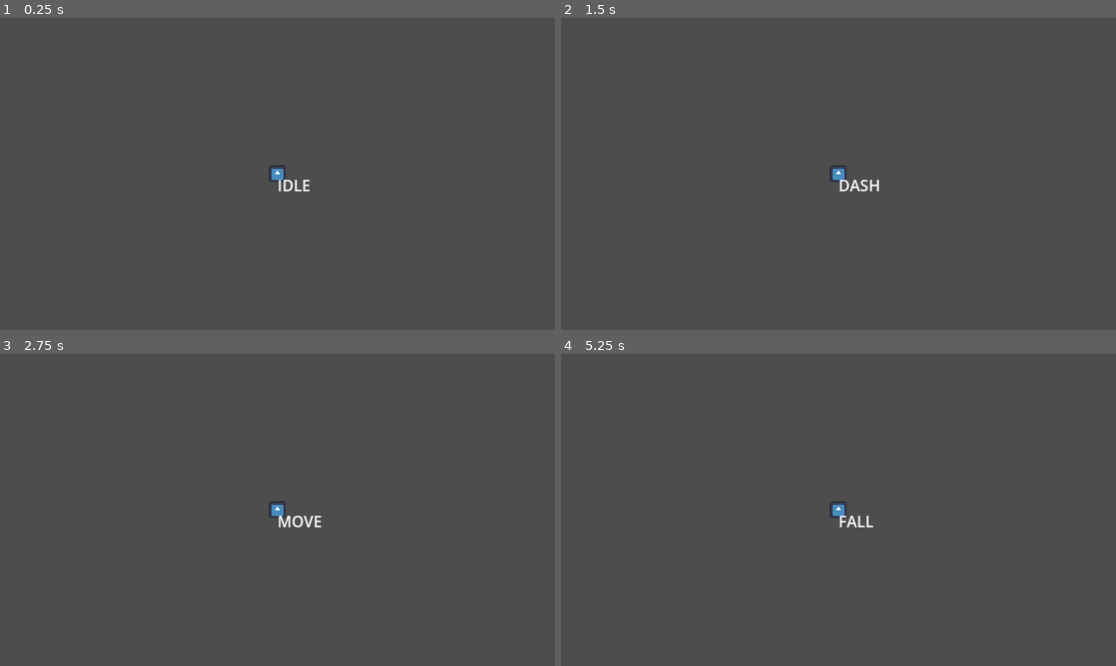
Above: before the commit, frames 1-4 (two rows, left to right).
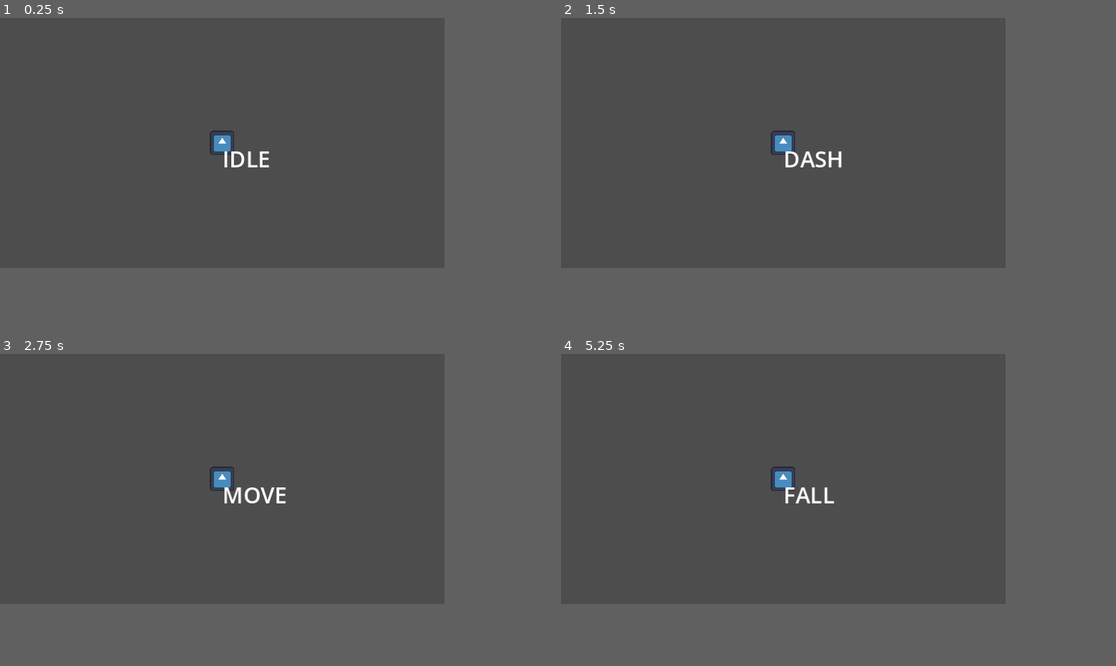
Above: after the commit, the same moments.

Repository: EndlessEndless1999/caveman-dave
Game: Godot game, scene res://Environments/World.tscn
The game is run twice, just before and just after one commit, with the same random seed, the same clock (stepped at 60 frames per second) and the same inputs. The engine's default icon, where the game draws it, is replaced by a stand-in: a white triangle on a blue panel in a dark square.
Inputs:
- Up to frame 1 (0.25 s): no input
- Up to frame 2 (1.5 s): tap Enter at 0.5 s; hold X (Climb) 0.53-1.28 s; hold D (MoveRight) from 0.53 s (still down); tap Space (Jump) at 0.77 s; tap Z (Dash) at 1.35 s
- Up to frame 3 (2.75 s): tap Space (Jump) at 1.52, 2 s; release D (MoveRight) at 2.03 s; hold A (MoveLeft) from 2.03 s (still down); hold X (Climb) from 2.03 s (still down)
- Up to frame 4 (5.25 s): tap Enter at 2.75, 4.25 s; release X (Climb) at 2.78 s; tap Z (Dash) at 2.85, 4.35 s; tap Space (Jump) at 3.02, 3.5, 3.77, 4.52, 5 s; hold X (Climb) 3.53-4.28 s; release A (MoveLeft) at 4.28 s; hold D (MoveRight) from 4.28 s (still down); hold X (Climb) from 5.03 s (still down)
The window is 799x449 before the commit and 640x360 after it. Grey fills any space a smaller window leaves; there, only what the larger window draws over its background counts as a difference.

The runs differ from the first frame. In frame 1, 0.6% of the frame differs, in the area x 37-56%, y 36-56%; in frame 2, 0.8%; in frame 3, 0.8%, in the area x 37-58%, y 36-56%; in frame 4, 0.6%.

Commit message:
add second level

Diff:
--- /dev/null
+++ b/Environments/Default_Level.tscn
@@ -0,0 +1,36 @@
+[gd_scene load_steps=4 format=3 uid="uid://dys4b0eb27psr"]
+
+[ext_resource type="PackedScene" uid="uid://c6rfy6ymyjf5e" path="res://Scenes/Entities/Player/Character.tscn" id="1_7kj32"]
+
+[sub_resource type="RectangleShape2D" id="RectangleShape2D_2vo4u"]
+size = Vector2(321, 20)
+
+[sub_resource type="RectangleShape2D" id="RectangleShape2D_ombb3"]
+size = Vector2(93, 20)
+
+[node name="Default_Level" type="Node2D"]
+
+[node name="StaticBody2D" type="StaticBody2D" parent="."]
+position = Vector2(0, 180)
+
+[node name="CollisionShape2D" type="CollisionShape2D" parent="StaticBody2D"]
+position = Vector2(160.5, 0)
+shape = SubResource("RectangleShape2D_2vo4u")
+
+[node name="StaticBody2D3" type="StaticBody2D" parent="."]
+position = Vector2(-10, -15)
+rotation = 1.5708
+
+[node name="CollisionShape2D" type="CollisionShape2D" parent="StaticBody2D3"]
+position = Vector2(160.5, 0)
+shape = SubResource("RectangleShape2D_2vo4u")
+
+[node name="StaticBody2D2" type="StaticBody2D" parent="."]
+position = Vector2(237, 139)
+
+[node name="CollisionShape2D" type="CollisionShape2D" parent="StaticBody2D2"]
+position = Vector2(36.5, 0)
+shape = SubResource("RectangleShape2D_ombb3")
+
+[node name="CharacterBody" parent="." instance=ExtResource("1_7kj32")]
+position = Vector2(16, 11)
--- a/Environments/World.tscn
+++ b/Environments/World.tscn
@@ -53,9 +53,6 @@
 [node name="scene_transition" parent="." instance=ExtResource("3_1xbm7")]
 follow_viewport_enabled = true
 
-[node name="ColorRect" parent="scene_transition" index="0"]
-color = Color(1, 0.364706, 1, 0)
-
 [connection signal="body_entered" from="Transition" to="Transition" method="_on_body_entered"]
 
 [editable path="scene_transition"]
--- a/Scenes/Entities/Player/Character.tscn
+++ b/Scenes/Entities/Player/Character.tscn
@@ -24,7 +24,6 @@
 texture = ExtResource("2_2cyfc")
 
 [node name="Camera2D" type="Camera2D" parent="."]
-zoom = Vector2(2, 2)
 
 [node name="STATES" type="Node" parent="."]
 script = ExtResource("3_jxtp4")
--- a/Scripts/Transition.gd
+++ b/Scripts/Transition.gd
@@ -7,4 +7,4 @@
 
 func _on_body_entered(body):
 	if body == player:
-		DefaultTransition.change_scene("res://Scenes/Entities/Player/Character.tscn")
+		DefaultTransition.change_scene("res://Environments/Default_Level.tscn")
--- a/project.godot
+++ b/project.godot
@@ -18,6 +18,13 @@
 [autoload]
 
 DefaultTransition="*res://Transitions/default_transition.tscn"
+
+[display]
+
+window/size/viewport_width=320
+window/size/viewport_height=180
+window/stretch/mode="canvas_items"
+window/stretch/aspect="expand"
 
 [input]
 
